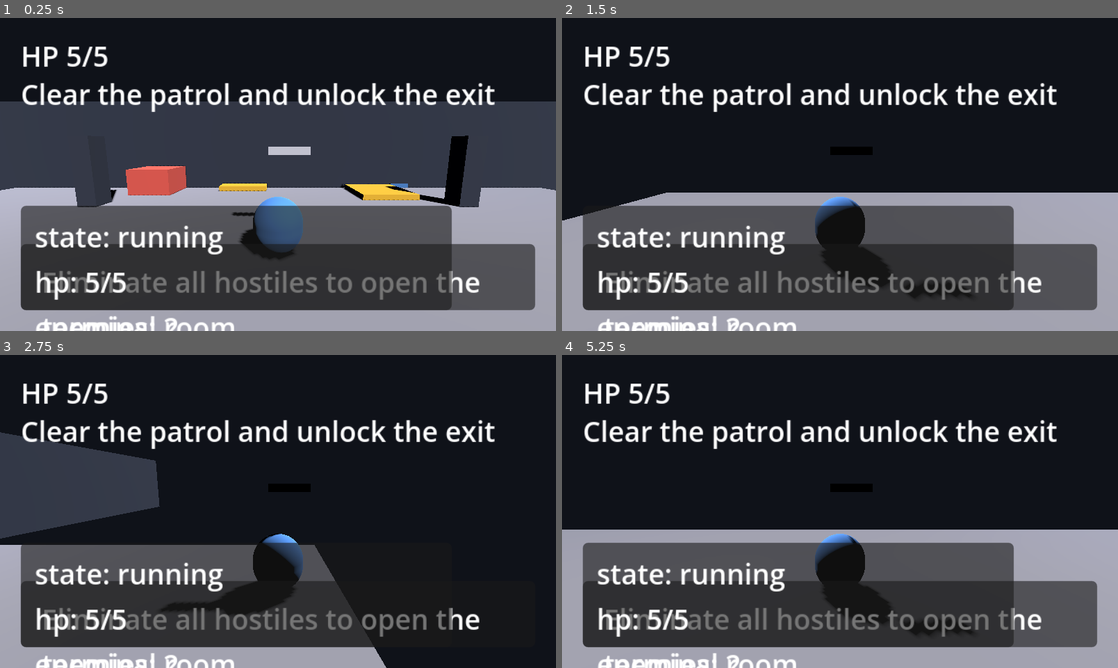
Above: before the commit, frames 1-4 (two rows, left to right).
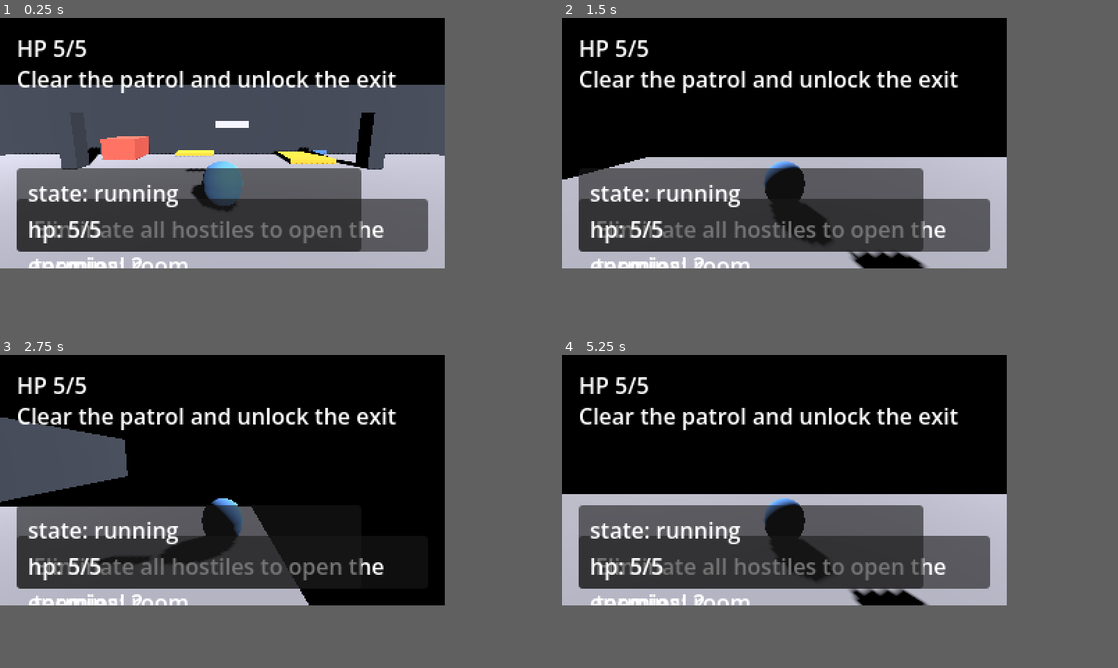
Above: after the commit, the same moments.

Repository: July-X/godot-game-one
Game: Godot game, scene res://scenes/main.tscn
Same seed, same stepped clock (60 frames per second), same inputs: the game is played once before the commit and once after it.
Inputs:
- Up to frame 1 (0.25 s): no input
- Up to frame 2 (1.5 s): tap Enter (ui_accept) at 0.5, 0.77 s; hold Right (ui_right) 0.53-1.28 s; hold Down (ui_down) from 1.28 s (still down)
- Up to frame 3 (2.75 s): tap Enter (ui_accept) at 1.52 s; release Down (ui_down) at 2.03 s; hold Right (ui_right) from 2.03 s (still down)
- Up to frame 4 (5.25 s): release Right (ui_right) at 2.78 s; hold Up (ui_up) 2.78-3.53 s; tap Enter (ui_accept) at 3.02, 3.77, 4.52 s; hold Left (ui_left) 3.53-5.03 s; hold Down (ui_down) from 5.03 s (still down)
In our replay, the window is 800x450 before the commit and 640x360 after it. These sizes can differ from the game's own. Grey fills any space a smaller window leaves; there, only what the larger window draws over its background counts as a difference.

The runs differ from the first frame. In frame 1, 77% of the frame differs, in the area x 0-100%, y 0-100%; in frame 2, 83%; in frame 3, 66%; in frame 4, 83%.

Commit message:
fix: 切换回 viewport 拉伸模式、增强光照、修复 GPUParticles3D 类型名

Diff:
--- a/project.godot
+++ b/project.godot
@@ -25,5 +25,5 @@
 window/size/viewport_height=180
 window/size/initial_window_width=960
 window/size/initial_window_height=540
-window/stretch/mode="canvas_items"
+window/stretch/mode="viewport"
 window/stretch/aspect="keep"
--- a/scenes/entities/hit_effect.tscn
+++ b/scenes/entities/hit_effect.tscn
@@ -18,7 +18,7 @@
 [node name="HitEffect" type="Node3D"]
 script = ExtResource("1")
 
-[node name="Particles" type="GpuParticles3D" parent="."]
+[node name="Particles" type="GPUParticles3D" parent="."]
 amount = 6
 lifetime = 0.25
 one_shot = true
--- a/scenes/main.tscn
+++ b/scenes/main.tscn
@@ -6,12 +6,10 @@
 [ext_resource type="PackedScene" path="res://scenes/ui/hud.tscn" id="4"]
 
 [sub_resource type="Environment" id="1"]
-ambient_light_color = Color(0.2, 0.22, 0.28, 1)
-ambient_light_energy = 1.0
+ambient_light_color = Color(0.35, 0.38, 0.45, 1)
+ambient_light_energy = 1.5
 background_mode = 1
-fog_enabled = true
-fog_light_color = Color(0.06, 0.07, 0.1, 1)
-fog_density = 0.015
+fog_enabled = false
 
 [node name="Main" type="Node3D"]
 script = ExtResource("1")
@@ -20,8 +18,8 @@
 environment = SubResource("1")
 
 [node name="Sun" type="DirectionalLight3D" parent="."]
-rotation_degrees = Vector3(-42, 35, 0)
-light_energy = 2.0
+rotation_degrees = Vector3(-35, 30, 0)
+light_energy = 2.8
 shadow_enabled = true
 
 [node name="Level" parent="." instance=ExtResource("2")]
